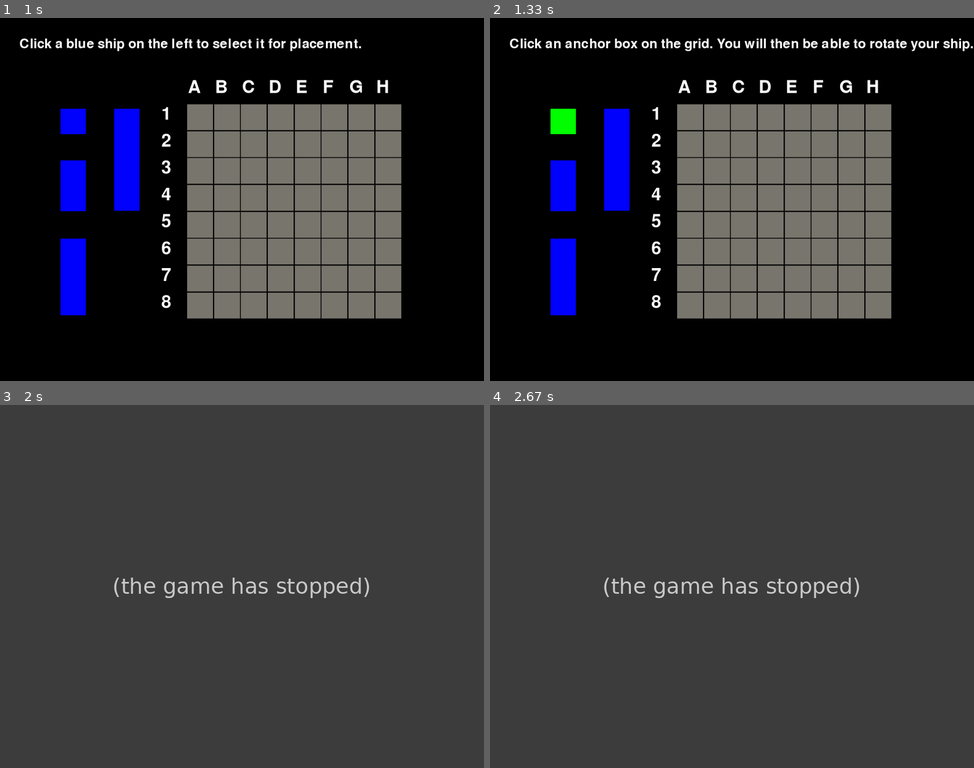
Above: before the commit, frames 1-4 (two rows, left to right).
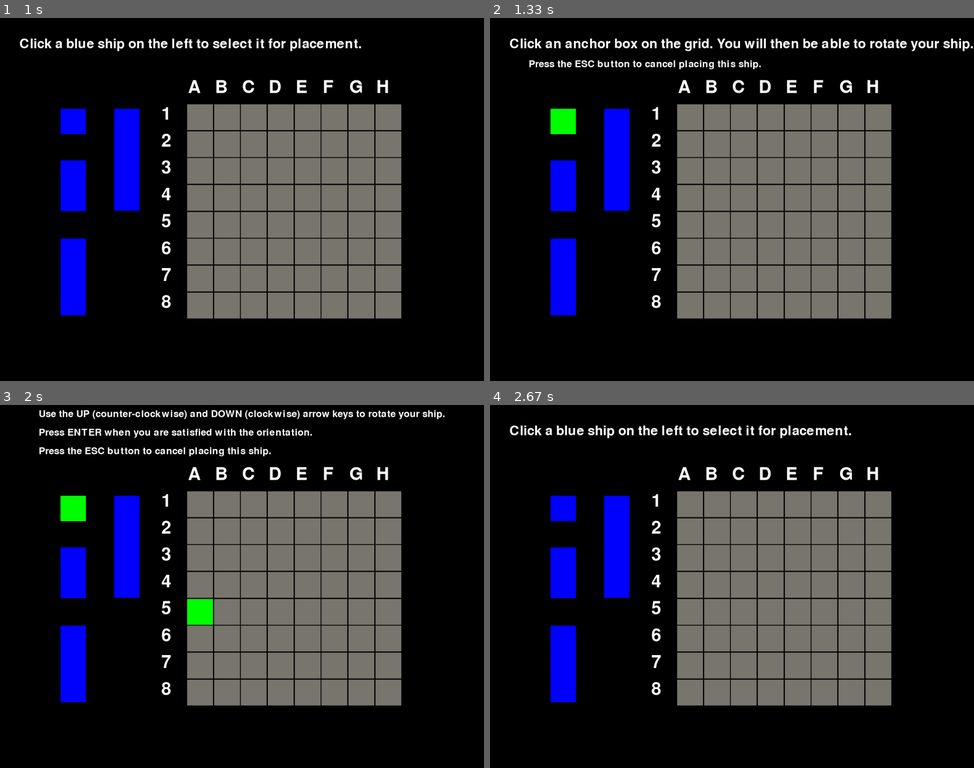
Above: after the commit, the same moments.

Repository: dsutton1080/GameOfThreadsProject1
Game: pygame game, started from pygame-testing/gui_states.py
Same seed, same stepped clock (60 frames per second), same inputs: the game is played once before the commit and once after it.
Inputs (mouse positions are in pixels of both pictures, inside the frame that each line leads up to):
- Up to frame 1 (1 s): tap Space at 0.33 s; press the mouse at (343, 279) at 0.7 s; move the mouse to (319, 253) at 0.8 s; release the mouse at (300, 232) at 0.93 s
- Up to frame 2 (1.33 s): press the mouse at (562, 119) at 1.13 s; move the mouse to (615, 174) at 1.23 s
- Up to frame 3 (2 s): release the mouse at (179, 611) at 1.37 s; click (208, 601) at 1.9 s
- Up to frame 4 (2.67 s): hold Esc from 2.2 s (still down); hold Up from 2.2 s (still down); move the mouse to (586, 477) at 2.23 s; tap Space at 2.27 s

Frame 1 is identical in both runs. In frame 2, 0.5% of the frame differs, in the area x 8-56%, y 11-15%; in frame 3, 99%; in frame 4, 99%, in the area x 0-100%, y 0-100%.
Error before the commit: NameError: name 'placeBoard' is not defined (gui_states.py line 167); the game stopped at 1.4 s (later frames are placeholders)

Commit message:
Implemented the ability to anchor and rotate a ship chosen from the ship queue. This includes suggestive highlighting about the first possible orientation.

Diff:
--- a/pygame-testing/gui_functions.py
+++ b/pygame-testing/gui_functions.py
@@ -20,14 +20,33 @@
 ### GENERAL
 
 
-def generate_color_squares(coordColorPairList, encodingContext, window_location, width, height):
+def encode_placement_board(suggestionCoords, otherShipCoords):
+    return list(map(lambda c: (c, 1), suggestionCoords)) + list(map(lambda c: (c, 2), otherShipCoords))
+
+
+def generate_placement_board(coordCodePairList):
+    window_location = ((SCREEN_WIDTH / 3), (SCREEN_HEIGHT / 6))
+    width = (SCREEN_WIDTH / 2)
+    height = (SCREEN_HEIGHT * (2 / 3))
+    return board_from_coord_code_pairs(coordCodePairList, "placement", window_location, width, height)
+
+
+def generate_guess_board():
+    pass
+
+
+def generate_guessedat_board():
+    pass
+
+
+def generate_color_squares(coordCodePairList, encodingContext, window_location, width, height):
     offset = SCREEN_HEIGHT / 400
     squareWidth = (width / 9) - offset
     squareHeight = (height / 9) - offset
     x, y = window_location
 
     def targetCode(curCoord):
-        for coord, code in coordColorPairList:
+        for coord, code in coordCodePairList:
             if coord == curCoord:
                 return code
         return 0
@@ -41,7 +60,7 @@
         for colX in [(x + (squareWidth * i)) for i in range(1, 9)]:
 
             squares = squares + [
-                BoardSquare((row, col), (colX + offsetX, rowY + offsetY), squareWidth, squareHeight, color=code_to_color(encodingContext, targetCode(row, col)))]
+                BoardSquare((row, col), (colX + offsetX, rowY + offsetY), squareWidth, squareHeight, color=code_to_color(encodingContext, targetCode((row, col))))]
             col += 1
             offsetX += offset
         row += 1
@@ -50,12 +69,12 @@
 
 
 # Takes a list of (coord, colorCode) pairs and a location to draw the board and generates a new board with colored squares
-def board_from_coord_color_pairs(coordColorPairList,
+def board_from_coord_code_pairs(coordCodePairList,
                                  encodingContext,
                                  window_location,
                                  width,
                                  height):
-    return Board(window_location, width, height, squares=generate_color_squares(coordColorPairList, encodingContext, window_location, width, height))
+    return Board(window_location, width, height, squares=generate_color_squares(coordCodePairList, encodingContext, window_location, width, height))
 
 
 # context is either "placement", "guess", or "guessedat"
@@ -121,12 +140,13 @@
 
 
 def orientation_to_ship_end_coord(anchor, shipLength, orientation):
+    orientation = orientation % 4
     row, col = anchor
     mapping = {
-        0: (row + shipLength, col),
-        1: (row, col + shipLength),
-        2: (row - shipLength, col),
-        3: (row, col - shipLength)
+        0: (row + shipLength - 1, col),
+        1: (row, col + shipLength - 1),
+        2: (row - shipLength + 1, col),
+        3: (row, col - shipLength + 1)
     }
     return mapping[orientation]
 
@@ -151,22 +171,20 @@
 
 
 def orientation_to_coord_list(anchor, shipLength, orientation):
-    def abs_range(a, b):
-        if a > b:
-            return range(b, a)
-        else:
-            return range(a, b)
 
     row, col = anchor
     endRow, endCol = orientation_to_ship_end_coord(anchor, shipLength, orientation)
 
-    rowRange = abs_range(row, endRow)
-    colRange = abs_range(col, endCol)
-
-    if not rowRange:
-        return map(lambda c: (row, c), colRange)
+    l = [anchor]
+
+    if orientation == 0:
+        return l + list(map(lambda i: (i, col), range(row + 1, row + shipLength)))
+    elif orientation == 1:
+        return l + list(map(lambda j: (row, j), range(col + 1, col + shipLength)))
+    elif orientation == 2:
+        return l + list(map(lambda i: (i, col), range(row - shipLength + 1, row)))
     else:
-        return map(lambda r: (r, col), rowRange)
+        return l + list(map(lambda j: (row, j), range(col - shipLength + 1, col)))
 
 
 # returns an orientation code 0-3, otherwise returns None if not possible
--- a/pygame-testing/gui_states.py
+++ b/pygame-testing/gui_states.py
@@ -18,6 +18,7 @@
 
 SCREEN_WIDTH = 1200
 SCREEN_HEIGHT = 900
+
 
 pygame.init()
 pygame.display.set_caption("Battleship")
@@ -90,6 +91,8 @@
     # define the board to place on
     placeBoard = Board(((SCREEN_WIDTH / 3), (SCREEN_HEIGHT / 6)), (SCREEN_WIDTH / 2), (SCREEN_HEIGHT * (2 / 3)))
 
+    instructionsTextBox1 = TextBox("Click a blue ship on the left to select it for placement.", (48, 48))
+
     def ship_size_to_coord(size):
         queueWidth = SCREEN_WIDTH / 3
         queueHeight = SCREEN_HEIGHT * (2 / 3)
@@ -117,18 +120,12 @@
 
     shipQueue = create_ship_queue(numShips)
 
-
-    # define instructions box
-    instructionsTextBox1 = TextBox("Click a blue ship on the left to select it for placement.", (48, 48))
-    # instructionsTextBox2 = TextBox("Once placed, rotate the ship by using the up and down arrow keys.", (48, 96))
-
     # draw initial state
     pygame.display.flip()
     screen.blit(blackBackground, blackBackground.get_rect())
     blit_objects(screen, placeBoard.squares + placeBoard.rowLabels + placeBoard.colLabels)
     blit_objects(screen, shipQueue)
     screen.blit(instructionsTextBox1.surface, instructionsTextBox1.rect)
-    # screen.blit(instructionsTextBox2.surface, instructionsTextBox2.rect)
 
     def get_clicked_ship(pos):
         return get_intersect_object_from_list(pos, shipQueue)
@@ -148,11 +145,13 @@
                     highlight(screen, clickedShip, colors['GREEN'])
                     chosenLocation = run_choose_board_location(clickedShip, shipCoordsList)
                     if chosenLocation == None:
+                        screen.blit(instructionsTextBox1.surface, instructionsTextBox1.rect)
                         highlight(screen, clickedShip, colors['BLUE'])
                     else:
                         shipCoordsList += [chosenLocation]
                         shipQueue.remove(clickedShip)
                         blit_objects(screen, shipQueue)
+                        screen.blit(instructionsTextBox1)
 
         pygame.display.flip()
         pygame.time.delay(200)
@@ -160,17 +159,31 @@
 
 def run_choose_board_location(ship, otherShipCoords):
 
+    instructionsTextBoxClick = TextBox("Click an anchor box on the grid. You will then be able to rotate your ship.",
+                                       (48, 48))
+    instructionsTextBoxEscape = TextBox("Press the ESC button to cancel placing this ship.", (96, 102), fontsize=36)
+
+    otherCoordsPairsList = list(map(lambda coord: (coord, 2), otherShipCoords))
+
     ## display a board with the other placed ships' coordinates filled in
+    initialBoard = generate_placement_board(otherCoordsPairsList)
 
 
     def get_hovered_square(pos):
-        return get_intersect_object_from_list(pos, placeBoard.squares)
+        return get_intersect_object_from_list(pos, initialBoard.squares)
+
+    def escape_placement():
+        blit_board(screen, initialBoard)
+        pygame.display.flip()
+
+    def cover_instructions(textbox):
+        screen.blit(textbox.surface, textbox.surface.fill(colors['BLACK']).move(textbox.window_coord))
 
     # highlight the updateBoard squares that correspond to each coordinate in the passed in list of coordinates
     # just display a new board?
-    def display_suggestion_placement(coordList):
-        # define a list of (coord, code) to be used to create a new board
-        pass
+    def display_suggestion_placement_board(coordList):
+        codePairs = encode_placement_board(coordList, otherCoordsPairsList)
+        blit_board(screen, generate_placement_board(codePairs))
 
 
     def wait_for_click(square):
@@ -180,53 +193,76 @@
                     return True
                 elif event.type == pygame.MOUSEMOTION and not square.rect.collidepoint(event.pos):
                     return False
+                elif event.type == pygame.KEYDOWN and event.key == pygame.K_ESCAPE:
+                    print("Pressed ESC")
+                    return None
 
 
     def run_rotate_ship(shipLength, anchorCoord, firstOrientation):
-        instructionsTextBoxRotate = TextBox("Use the UP and DOWN arrow keys to rotate your ship.", (96, 10), fontsize=36)
+        instructionsTextBoxRotate = TextBox("Use the UP (counter-clockwise) and DOWN (clockwise) arrow keys to rotate your ship.", (96, 10), fontsize=36)
         instructionsTextBoxEnter = TextBox("Press ENTER when you are satisfied with the orientation.", (96, 56), fontsize=36)
-        instructionsTextBoxEscape = TextBox("Press the ESC button to cancel placing this ship.", (96, 102), fontsize=36)
 
         screen.blit(instructionsTextBoxClick.surface, instructionsTextBoxClick.surface.fill(colors['BLACK']).move(instructionsTextBoxClick.window_coord))
 
         blit_objects(screen, [instructionsTextBoxEnter, instructionsTextBoxRotate, instructionsTextBoxEscape])
         pygame.display.flip()
+
+        placeList = orientation_to_coord_list(anchorCoord, shipLength, firstOrientation)
+        orientation = firstOrientation
 
         while True:
             for event in pygame.event.get():
                 if event.type == pygame.QUIT:
                     pygame.quit()
                     sys.exit()
-
-
-    instructionsTextBoxClick = TextBox("Click an anchor box on the grid. You will then be able to rotate your ship.", (48, 48))
+                elif event.type == pygame.KEYDOWN:
+                    if event.key == pygame.K_ESCAPE:
+                        cover_instructions(instructionsTextBoxRotate)
+                        cover_instructions(instructionsTextBoxEnter)
+                        cover_instructions(instructionsTextBoxEscape)
+                        cover_instructions(instructionsTextBoxClick)
+                        escape_placement()
+                        return None
+                    elif event.key == pygame.K_UP and is_possible_orientation(anchorCoord, shipLength, orientation + 1, otherShipCoords):
+                        orientation = (orientation + 1) % 4
+                    elif event.key == pygame.K_DOWN and is_possible_orientation(anchorCoord, shipLength, orientation - 1, otherShipCoords):
+                        orientation = (orientation - 1) % 4
+            placeList = orientation_to_coord_list(anchorCoord, shipLength, orientation)
+            display_suggestion_placement_board(placeList)
+            pygame.display.flip()
+            pygame.time.delay(100)
+
+
     screen.blit(ship.surface, ship.rect)
     screen.blit(instructionsTextBoxClick.surface, instructionsTextBoxClick.rect)
-    pygame.display.update([ship.rect, instructionsTextBoxClick.rect])
-
-    while True:
-        for event in pygame.event.get():
-            if event.type == pygame.QUIT:
-                pygame.quit()
-                sys.exit()
+    screen.blit(instructionsTextBoxEscape.surface, instructionsTextBoxEscape.rect)
+    pygame.display.flip()
+
+    while True:
+        for event in pygame.event.get():
+            if event.type == pygame.QUIT:
+                pygame.quit()
+                sys.exit()
+            elif event.type == pygame.KEYDOWN and event.key == pygame.K_ESCAPE:
+                print("Pressed ESC")
+                return None
             elif event.type == MOUSEMOTION:
                 hoveredSquare = get_hovered_square(event.pos)
                 if not hoveredSquare == None:
                     firstOrientation = first_possible_orientation(hoveredSquare.grid_coord, ship.length, otherShipCoords)
                     if not firstOrientation == None:
-                        print(firstOrientation)
-                        print(hoveredSquare.grid_coord)
-                        print(ship.length)
-                        highlightCoords = orientation_to_coord_list(hoveredSquare.grid_coord, ship.length, firstOrientation)
-                        print(list(highlightCoords))
-                        display_suggestion_placement(list(highlightCoords))
+                        suggestionCoords = orientation_to_coord_list(hoveredSquare.grid_coord, ship.length, firstOrientation)
+                        display_suggestion_placement_board(suggestionCoords)
+                        pygame.display.flip()
                         didClick = wait_for_click(hoveredSquare)
                         if didClick:
-                            shipCoords = run_rotate_ship(ship.length, hoveredSquare.grid_coord, firstOrientation)
-                            if not shipCoords == None:
-                                return shipCoords
+                            return run_rotate_ship(ship.length, hoveredSquare.grid_coord, firstOrientation)
                         else:
-                            highlight_suggestion_placement(orientation_to_coord_list(hoveredSquare.grid_coord, ship.length, firstOrientation), colors['GREY'])
+                            escape_placement()
+                            if didClick == None:
+                                cover_instructions(instructionsTextBoxEscape)
+                                return None
+        pygame.display.flip()
         pygame.time.delay(100)
 
 
--- /dev/null
+++ b/pygame-testing/testing.py
@@ -0,0 +1,137 @@
+
+from gui_functions import *
+from gui_classes import BoardSquare, Board, TextBox, Ship
+import sys
+import pygame
+from pygame.locals import *
+from functools import reduce
+from math import floor
+
+colors = {
+    "GREY": (122, 119, 111),
+    "RED": (255, 0, 0),
+    "BLUE": (0, 0, 255),
+    "GREEN": (0, 255, 0),
+    "WHITE": (255, 255, 255),
+    "BLACK": (0, 0, 0)
+}
+
+
+SCREEN_WIDTH = 1200
+SCREEN_HEIGHT = 900
+
+pygame.init()
+pygame.display.set_caption("Battleship")
+screen = pygame.display.set_mode((SCREEN_WIDTH, SCREEN_HEIGHT))
+
+ship = Ship(3, 0, 0, (0, 0))
+
+otherCoordsPairsList = [((1,1), 2)]
+
+## display a board with the other placed ships' coordinates filled in
+initialBoard = generate_placement_board(otherCoordsPairsList)
+
+
+def get_hovered_square(pos):
+    return get_intersect_object_from_list(pos, initialBoard.squares)
+
+
+# highlight the updateBoard squares that correspond to each coordinate in the passed in list of coordinates
+# just display a new board?
+def display_suggestion_placement_board(coordList):
+    codePairs = encode_placement_board(coordList, otherCoordsPairsList)
+    blit_board(screen, generate_placement_board(codePairs))
+
+
+def wait_for_click(square):
+    while True:
+        for event in pygame.event.get():
+            if event.type == pygame.MOUSEBUTTONDOWN and square.rect.collidepoint(event.pos):
+                return True
+            elif event.type == pygame.MOUSEMOTION and not square.rect.collidepoint(event.pos):
+                return False
+
+
+def run_rotate_ship(shipLength, anchorCoord, firstOrientation):
+    instructionsTextBoxRotate = TextBox("Use the UP and DOWN arrow keys to rotate your ship.", (96, 10), fontsize=36)
+    instructionsTextBoxEnter = TextBox("Press ENTER when you are satisfied with the orientation.", (96, 56), fontsize=36)
+    instructionsTextBoxEscape = TextBox("Press the ESC button to cancel placing this ship.", (96, 102), fontsize=36)
+
+    screen.blit(instructionsTextBoxClick.surface, instructionsTextBoxClick.surface.fill(colors['BLACK']).move(instructionsTextBoxClick.window_coord))
+
+    blit_objects(screen, [instructionsTextBoxEnter, instructionsTextBoxRotate, instructionsTextBoxEscape])
+    pygame.display.flip()
+
+    while True:
+        for event in pygame.event.get():
+            if event.type == pygame.QUIT:
+                pygame.quit()
+                sys.exit()
+
+blit_board(screen, initialBoard)
+instructionsTextBoxClick = TextBox("Click an anchor box on the grid. You will then be able to rotate your ship.", (48, 48))
+screen.blit(instructionsTextBoxClick.surface, instructionsTextBoxClick.rect)
+pygame.display.flip()
+
+def main_loop():
+    while True:
+        for event in pygame.event.get():
+            if event.type == pygame.QUIT:
+                pygame.quit()
+                sys.exit()
+            elif event.type == MOUSEMOTION:
+                hoveredSquare = get_hovered_square(event.pos)
+                if not hoveredSquare == None:
+                    firstOrientation = first_possible_orientation(hoveredSquare.grid_coord, ship.length, [(1, 1)])
+                    if not firstOrientation == None:
+                        print(firstOrientation)
+                        print(hoveredSquare.grid_coord)
+                        print(ship.length)
+                        suggestionCoords = orientation_to_coord_list(hoveredSquare.grid_coord, ship.length, firstOrientation)
+                        print(list(suggestionCoords))
+                        display_suggestion_placement_board(suggestionCoords)
+                        pygame.display.flip()
+                        didClick = wait_for_click(hoveredSquare)
+                        if didClick:
+                            shipCoords = run_rotate_ship(ship.length, hoveredSquare.grid_coord, firstOrientation)
+                            if not shipCoords == None:
+                                return shipCoords
+                        else:
+                            blit_board(screen, initialBoard)
+        pygame.time.delay(100)
+
+main_loop()
+
+# while True:
+#     for event in pygame.event.get():
+#         if event.type == pygame.QUIT:
+#             pygame.quit()
+#             sys.exit()
+#         elif event.type == MOUSEMOTION:
+#             hoveredSquare = get_hovered_square(event.pos)
+#             if not hoveredSquare == None:
+#                 firstOrientation = first_possible_orientation(hoveredSquare.grid_coord, ship.length, [(1, 1), (1, 2), (1, 3), (1, 4)])
+#                 if not firstOrientation == None:
+#                     suggestionCoords = orientation_to_coord_list(hoveredSquare.grid_coord, ship.length, firstOrientation)
+#                     # highlight(screen, hoveredSquare, colors['GREEN'])
+#                     display_suggestion_placement_board(suggestionCoords)
+#                     pygame.display.flip()
+#                     didClick = wait_for_click(hoveredSquare)
+#                     if didClick:
+#                         shipCoords = run_rotate_ship(ship.length, hoveredSquare.grid_coord, firstOrientation)
+#                         if not shipCoords == None:
+#                             print("Return")
+#                     else:
+#                         blit_board(screen, initialBoard)
+#     pygame.time.delay(100)
+
+# pairs = [((1,1), 1), ((1,2), 1), ((1,3),1), ((6,4),2), ((6,5),2), ((6,6), 2)]
+# testBoard = generate_placement_board(pairs)
+#
+# display_suggestion_placement_board([(1, 1), (1, 2), (1, 3)])
+# pygame.display.flip()
+# while True:
+#     for event in pygame.event.get():
+#         if event.type == pygame.QUIT:
+#             pygame.quit()
+#             sys.exit()
